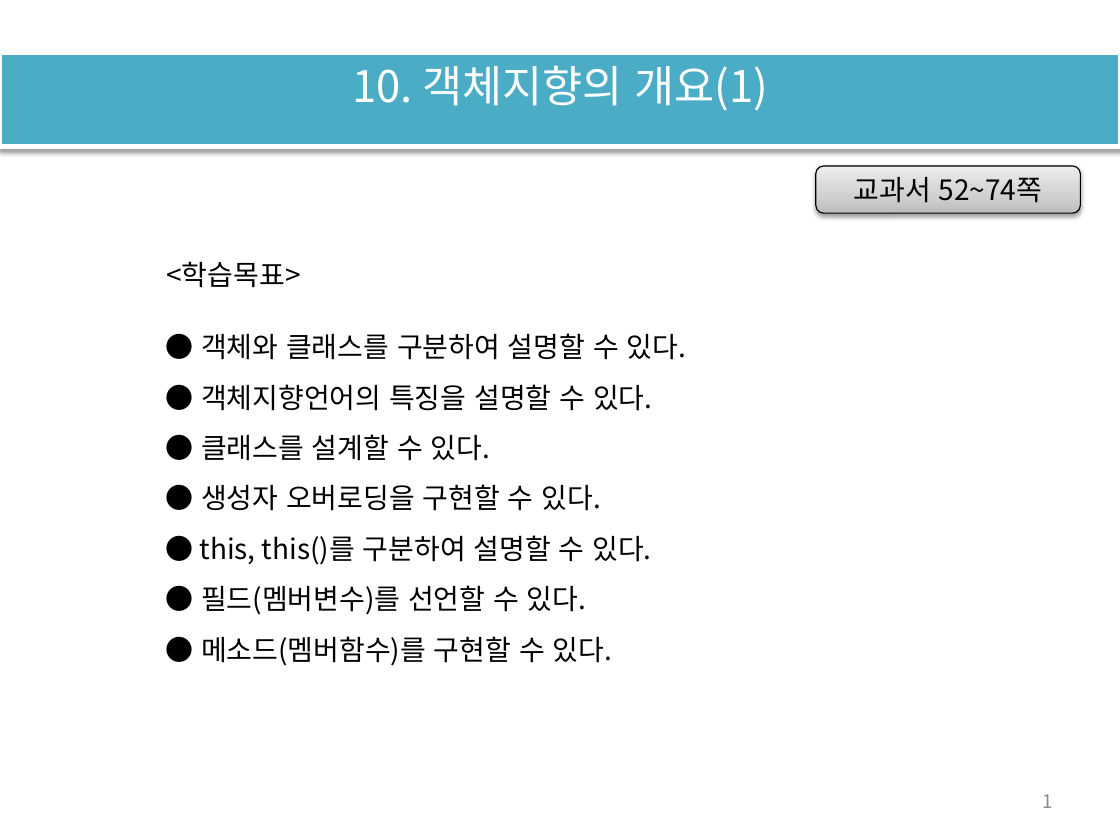
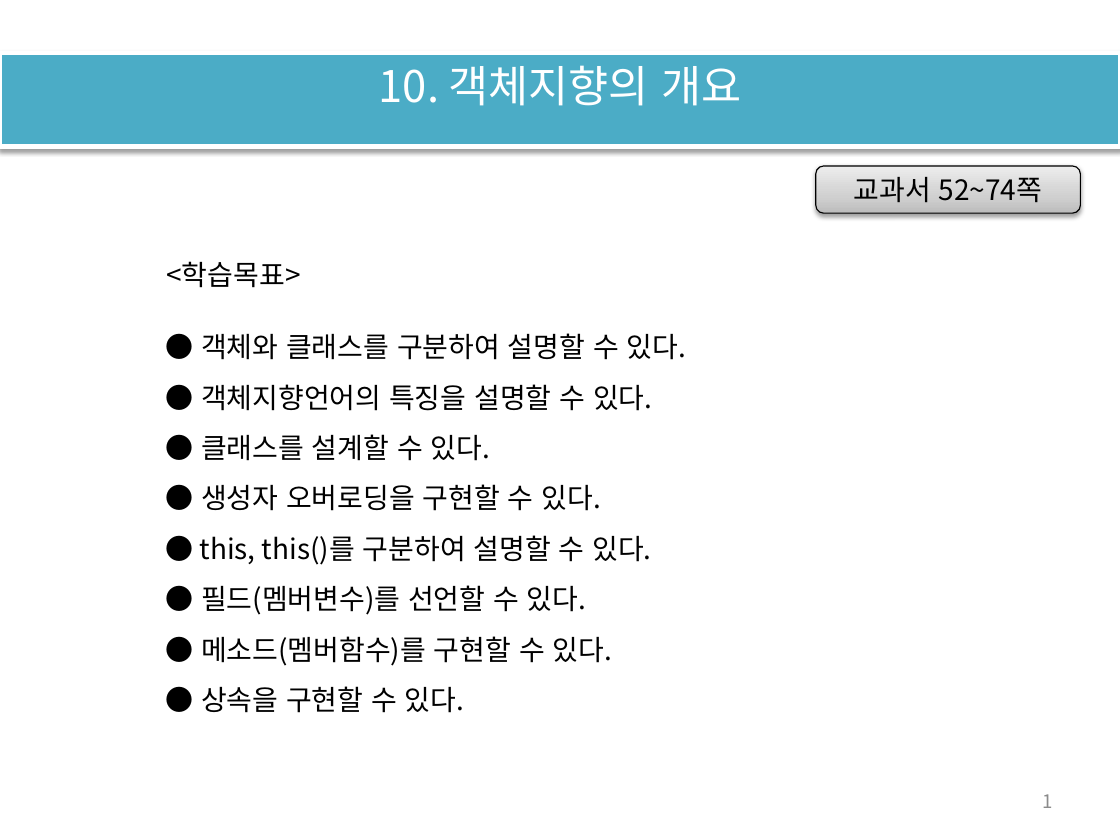
Before and after one commit to histime7/2018JavaClassroom, a slide deck: slide 1 of 수업자료/10_객체지향의 개요.pptx. Drawn at 1120x840 pixels with LibreOffice and Linux fonts; fonts in the diff are those of the drawing. Boxes give left, top, right and bottom in pixels: in the first picture for what was removed or moved away, otherwise in the second. Text is boxed around its words. In the diff, an @@ line names an element or a change of style, - is before the commit and + after.

```diff
--- a/수업자료/10_객체지향의 개요.pptx
+++ b/수업자료/10_객체지향의 개요.pptx
@@ text in rectangle at (x1=379, y1=65, x2=741, y2=106): text changed @@
-10. 객체지향의 개요(1)
+10. 객체지향의 개요
@@ text at (x1=201, y1=686, x2=464, y2=713): paragraph added @@
+● 상속을 구현할 수 있다.
```
Also in this commit, not shown: 3 other slides changed, 14 slides added, 11 other files.
